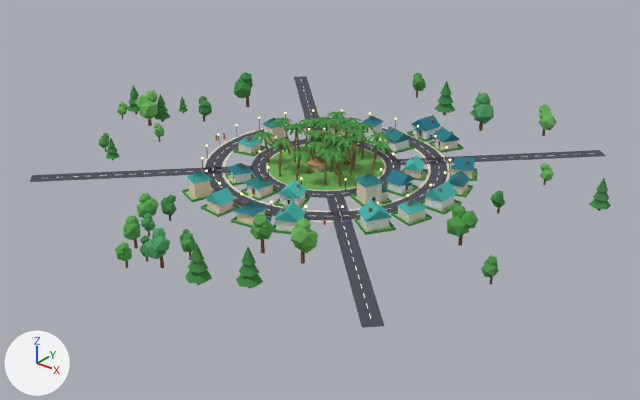
The glTF model towns/srikakulam.glb as it was, and as the next commit left it.
Rendered twice from a 50 mm camera at (159.5, -202.4, 112.7) aimed at (4.2, -8.3, -7.7). The axes (+X, +Y, +Z) are drawn at lower left. The lights are the same throughout. The first picture is the older version. Where no turn or scale is listed for an object, it has been applied to the vertices. Vertices at exactly the same position are counted once.
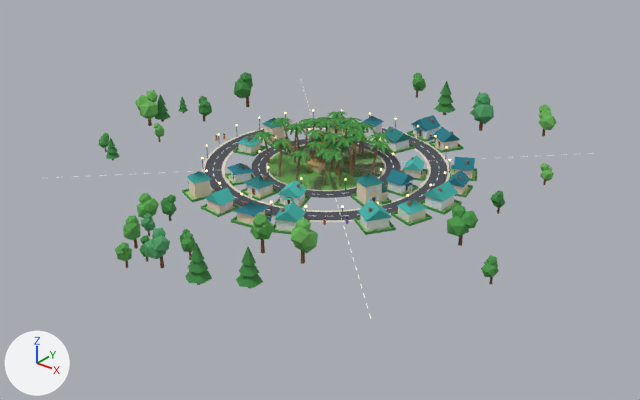
Where the newer file only moved an object's origin or applied its transform, the numbers keep the older frame.

Pixel boxes [x1, y1, x2, y2] of what changed, in the pictures (640 x 400 px):
'Mesh_14', reshaped: before [29, 72, 611, 328]; after [98, 72, 557, 288]
part 1 of me_mesh_14, deleted: before [117, 85, 611, 211]
part 2 of me_mesh_14, cut back: before [29, 76, 605, 328]; after [202, 122, 454, 222]

Edits to the bpy script that builds the scene:
```text
Change me_mesh_14:
    used by ob_mesh_14; location = (-1.7, -4.1, 6.5)
    remove me_mesh_14.from_pydata(...)  # 6914 vertices, 11392 faces; spans x -84.0..84.0, y -80.0..80.0, z -7.0..7.0
    add me_mesh_14.from_pydata(...)  # 6969 vertices, 11192 faces; spans x -72.0..79.0, y -80.0..80.0, z -7.0..7.0
    me_mesh_14 part 1: 10 loose pieces with 118 vertices, spanning x -84.0..84.0, y -10.0..31.0, z -7.0..5.0, are deleted
    me_mesh_14 part 2: 19 vertices moved within x -34.0..38.0, y -61.0..39.0, z -7.0..-4.0; 108 vertices removed from x -65.0..68.0, y -62.0..70.0, z -7.0..5.0; 281 vertices added at x -36.0..40.0, y -61.0..42.0, z -7.0..5.0
```
